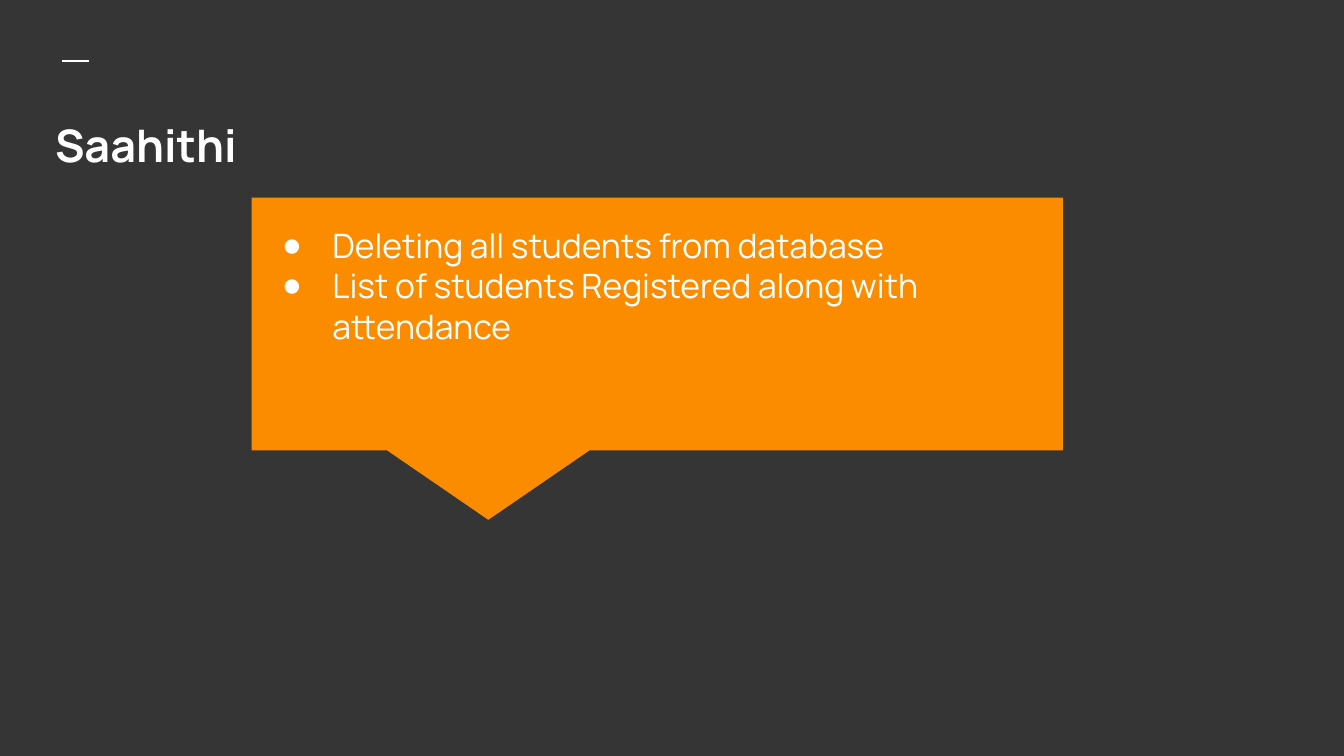
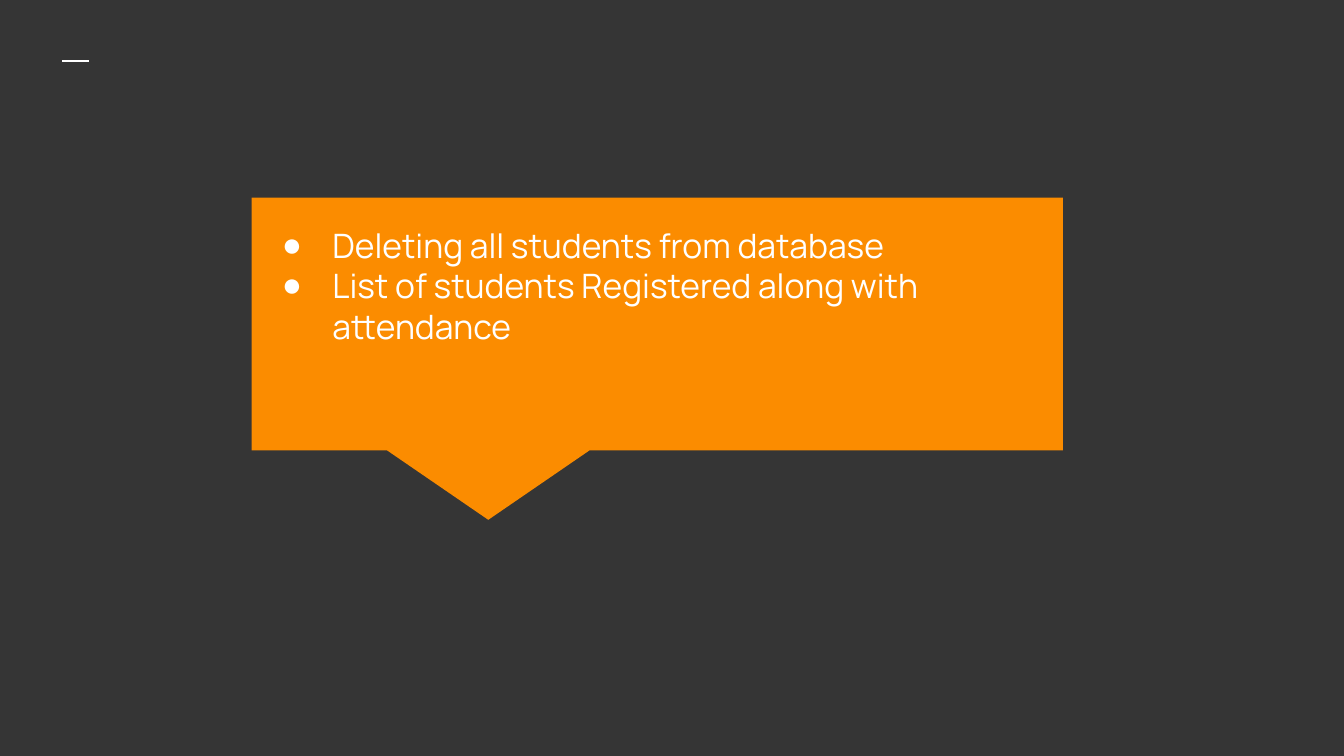
Before and after one commit to sid3555/Attendance_Management_System, a slide deck: slide 6 of Presentation PPT/Attendance Ppt.pptx. Drawn at 1344x756 pixels with LibreOffice and Linux fonts; fonts in the diff are those of the drawing. Boxes give left, top, right and bottom in pixels: in the first picture for what was removed or moved away, otherwise in the second. Text is boxed around its words. In the diff, an @@ line names an element or a change of style, - is before the commit and + after.

```diff
--- a/Presentation PPT/Attendance Ppt.pptx
+++ b/Presentation PPT/Attendance Ppt.pptx
@@ title removed at box(55, 129, 237, 163) @@
-Saahithi
```
Also in this commit, not shown: 3 other slides changed.
